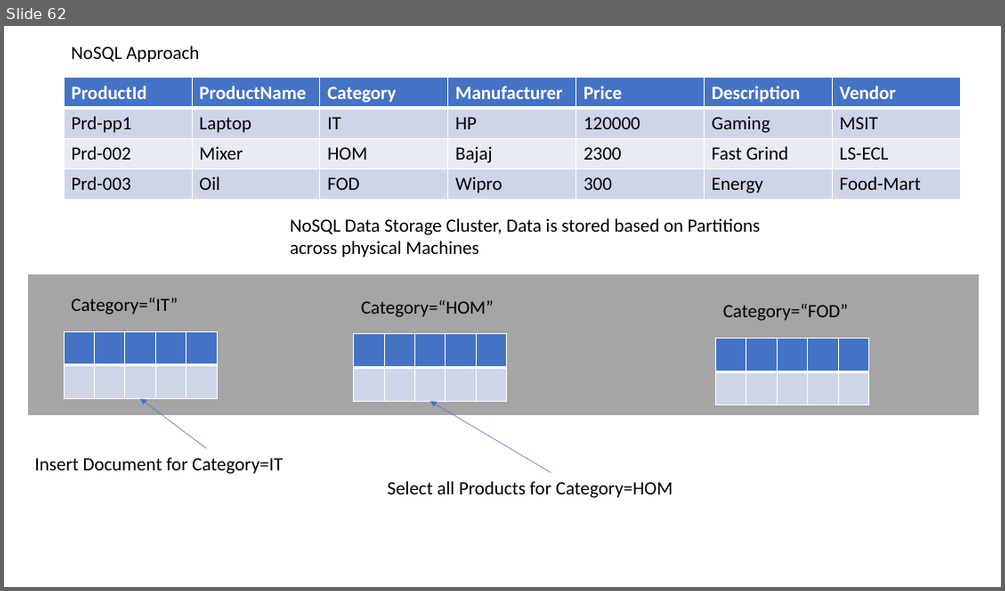
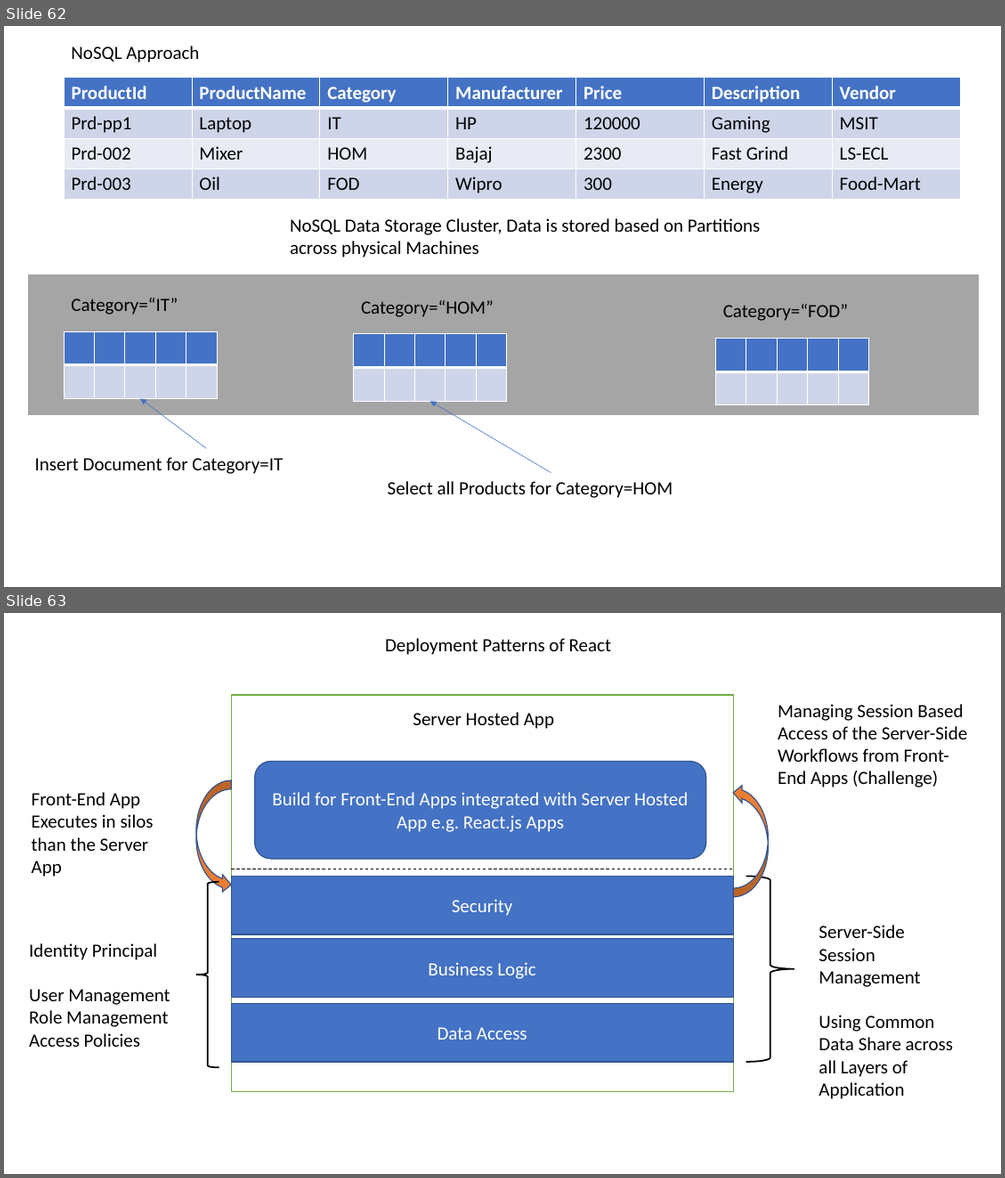
Before and after one commit to maheshsabnis/blazemarch2021, a slide deck: SpotPPTs.pptx. Shown one above the other, each under a label of ours: slide 62 before the commit, slides 62 and 63 after it. The pictures are 1005x591 and 1005x1178 pixels, drawn with LibreOffice and Linux fonts; fonts in the diff are those of the drawing. Boxes give left, top, right and bottom in pixels: in the first picture for what was removed or moved away, otherwise in the second. Text is boxed around its words. In the diff, an @@ line names an element or a change of style, - is before the commit and + after.

```diff
--- a/SpotPPTs.pptx
+++ b/SpotPPTs.pptx
@@ slide 63 added at bbox=[4, 613, 1001, 1174], background #FFFFFF @@
@@ text added at bbox=[385, 638, 611, 655], 18 pt, text #000000 @@
+Deployment Patterns of React
@@ rectangle added at bbox=[231, 695, 733, 1092], fill #FFFFFF, outline #70AD47 1 pt @@
@@ text added at bbox=[413, 712, 554, 729], 18 pt, text #000000 @@
+Server Hosted App
@@ text added at bbox=[777, 704, 967, 787], 18 pt, text #000000 @@
+Managing Session Based Access of the Server-Side Workflows from Front-End Apps (Challenge)
@@ rounded rectangle added at bbox=[254, 761, 706, 859], fill #4472C4, outline #325491 1 pt, 18 pt, text #FFFFFF @@
+Build for Front-End Apps integrated with Server Hosted App e.g. React.js Apps
@@ text added at bbox=[32, 792, 154, 876], 18 pt, text #000000 @@
+Front-End App Executes in silos than the Server App
@@ curved right arrow added at bbox=[196, 780, 231, 893], fill #ED7D31, outline #325491 1 pt @@
@@ curved right arrow added at bbox=[733, 784, 769, 896], fill #ED7D31, outline #325491 1 pt @@
@@ rectangle added at bbox=[231, 876, 733, 934], fill #4472C4, outline #325491 1 pt, 18 pt, text #FFFFFF @@
+Security
@@ line added from (231, 868) to (733, 868), #000000 0.75 pt dashed @@
@@ right brace added at bbox=[745, 876, 794, 1062], outline #000000 1.5 pt @@
@@ left brace added at bbox=[196, 882, 218, 1067], outline #000000 1.5 pt @@
@@ text added at bbox=[818, 925, 953, 1099], 18 pt, text #000000 @@
+Server-Side Session Management
+Using Common Data Share across all Layers of Application
@@ text added at bbox=[29, 943, 170, 1046], 18 pt, text #000000 @@
+Identity Principal
+User Management
+Role Management
+Access Policies
@@ rectangle added at bbox=[231, 939, 733, 997], fill #4472C4, outline #325491 1 pt, 18 pt, text #FFFFFF @@
+Business Logic
@@ rectangle added at bbox=[231, 1004, 733, 1062], fill #4472C4, outline #325491 1 pt, 18 pt, text #FFFFFF @@
+Data Access
```
Also in this commit, not shown: 4 other slides added, 24 other files.
